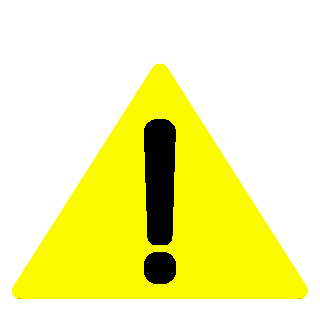
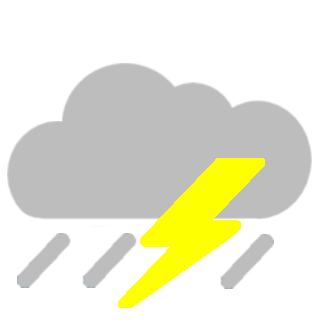
The second 320×320 image is a revision of the first. Changes to its layers:
hid group "Icons" (3 layers) over bbox(7, 63, 312, 308)
painted on "Mark" (1st of 2, in "Icons" › "Attention") over bbox(64, 63, 256, 308)
showed group "Weather" (62 layers) over bbox(7, 63, 312, 308)
showed group "Thunder" (1st of 2, in "Weather") (3 layers) over bbox(7, 63, 312, 308)
painted on "Thunder" (2nd of 2, in "Weather" › "Thunder") over bbox(7, 63, 312, 308)
painted on "Lines" (2nd of 6, in "Weather" › "Thunder") over bbox(7, 159, 312, 308)
